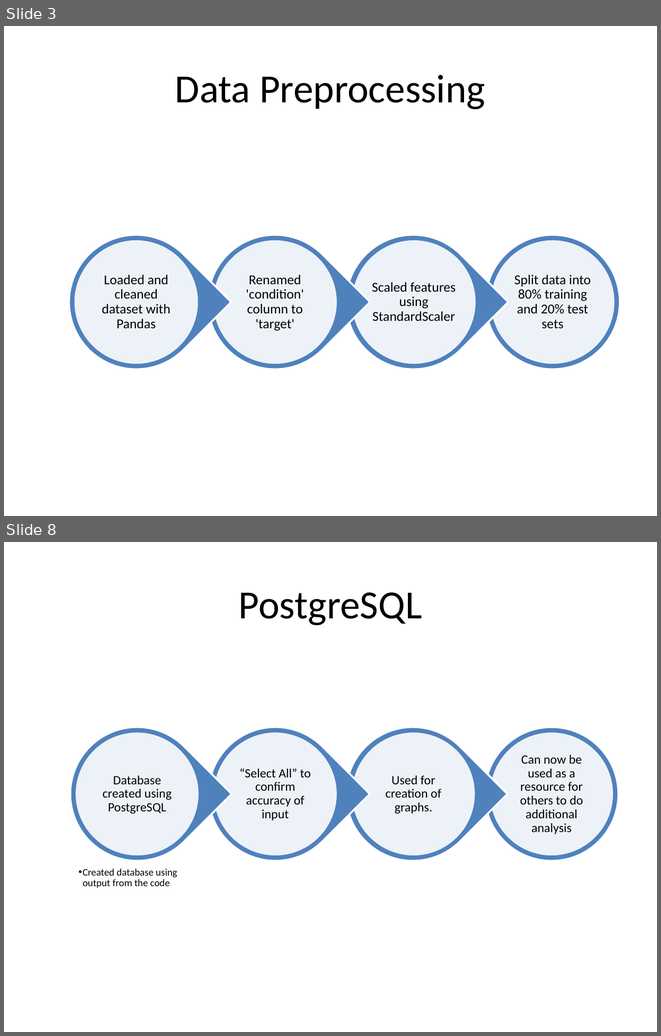
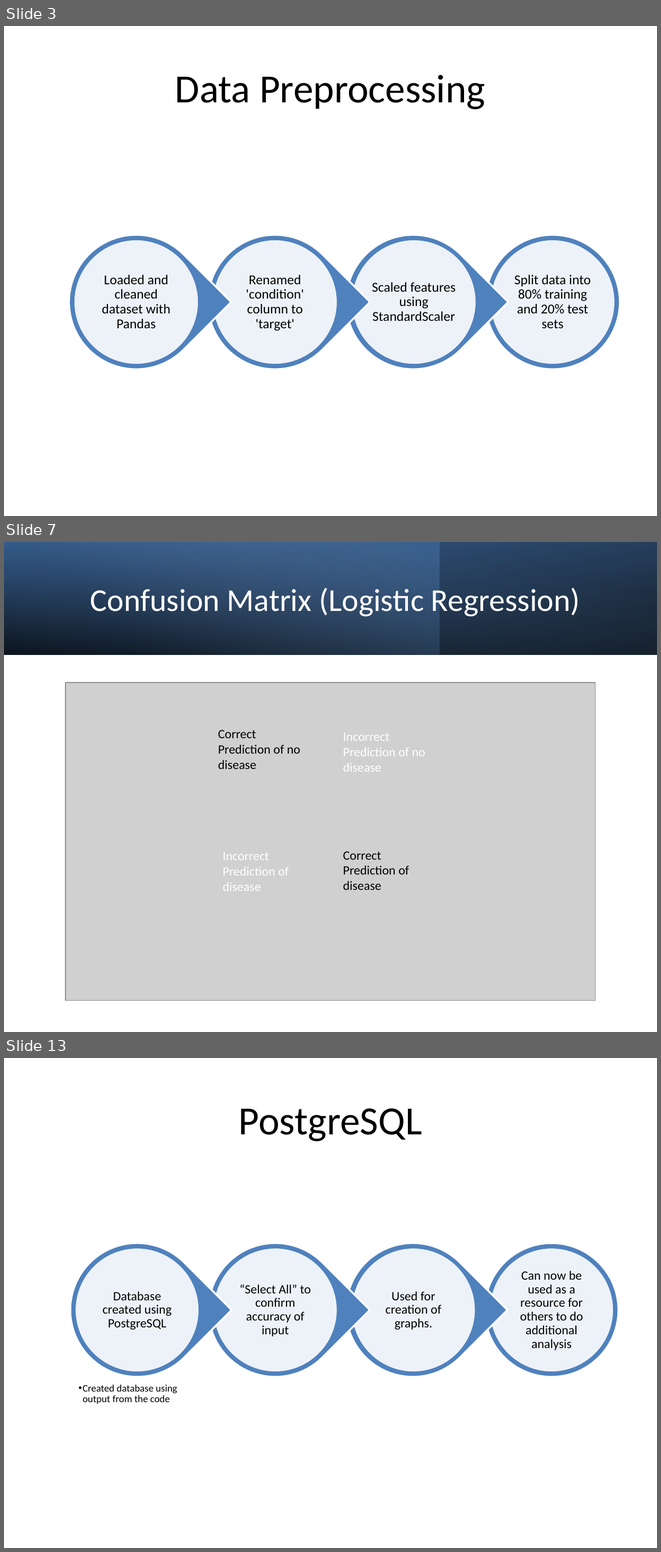
Before and after one commit to AndreaLHazzard/Heart_Disease_Predictor, a slide deck: Heart_Disease_Model_Presentation.pptx. Shown one above the other, each under a label of ours: slides 3 and 8 before the commit, slides 3, 7 and 13 after it; the slides between them are not shown. The pictures are 661x1036 and 661x1552 pixels, drawn with LibreOffice and Linux fonts; fonts in the diff are those of the drawing; grey boxes stand for pictures. Boxes give left, top, right and bottom in pixels: in the first picture for what was removed or moved away, otherwise in the second. Text is boxed around its words. In the diff, an @@ line names an element or a change of style, - is before the commit and + after.

```diff
--- a/Heart_Disease_Model_Presentation.pptx
+++ b/Heart_Disease_Model_Presentation.pptx
@@ slide 7 added at <box>4,542,657,1032</box>, background #FFFFFF @@
@@ rectangle added at <box>4,542,657,654</box>, fill gradient #000000 to #376092 @@
@@ rectangle added at <box>4,542,440,654</box>, fill gradient #4F81BD to #95B3D7 @@
@@ rectangle added at <box>4,542,657,654</box>, fill gradient #000000 to #4F81BD @@
@@ title added at <box>90,585,580,617</box>, 35 pt, text #FFFFFF @@
+Confusion Matrix (Logistic Regression)
@@ picture added at <box>65,682,595,1000</box> @@
@@ text added at <box>218,730,300,769</box>, 14 pt, text #000000 @@
+Correct Prediction of no disease
@@ text added at <box>343,733,425,771</box>, 14 pt, text #FFFFFF @@
+Incorrect Prediction of no disease
@@ text added at <box>223,852,289,891</box>, 14 pt, text #FFFFFF @@
+Incorrect Prediction of disease
@@ text added at <box>343,851,409,890</box>, 14 pt, text #000000 @@
+Correct Prediction of disease
@@ what was slide 8 is now slide 13 @@
```
Also in this commit, not shown: 14 slides changed, 5 other slides added, 4 slides removed.
